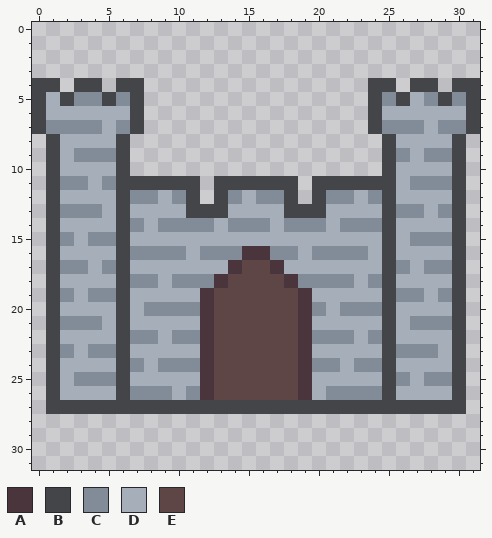
Pixel-art sprite: Content/images/map/castle.png. The picture above is the old version.
The file is 32x32 pixels.
Palette (. is transparent): A #4a353c  B #434549  C #828b98  D #a6aeba  E #5e4646
Once edited:
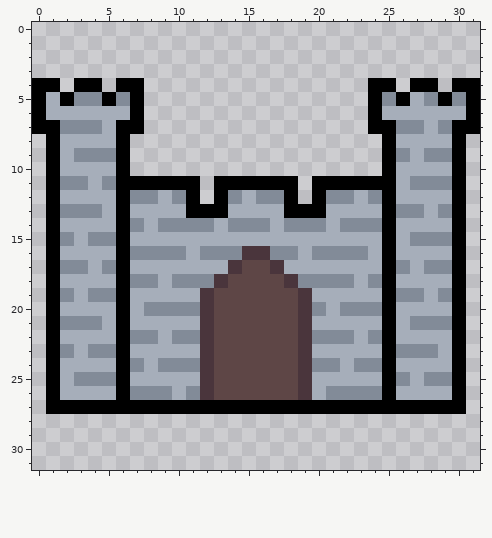
Changes in this commit:
colour B: #434549 -> #000000
y 7: x 1 C -> B; x 6 C -> B; x 25 C -> B; x 30 C -> B
Changed places in both pictures, as pixel boxes (x1, y1, x2, y2):
changed: (32, 78, 480, 414)
